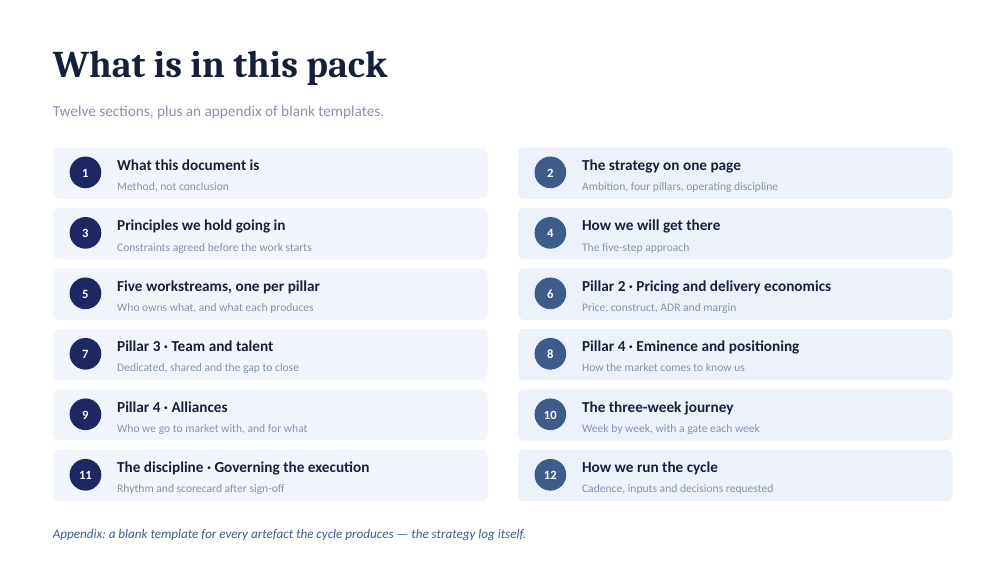
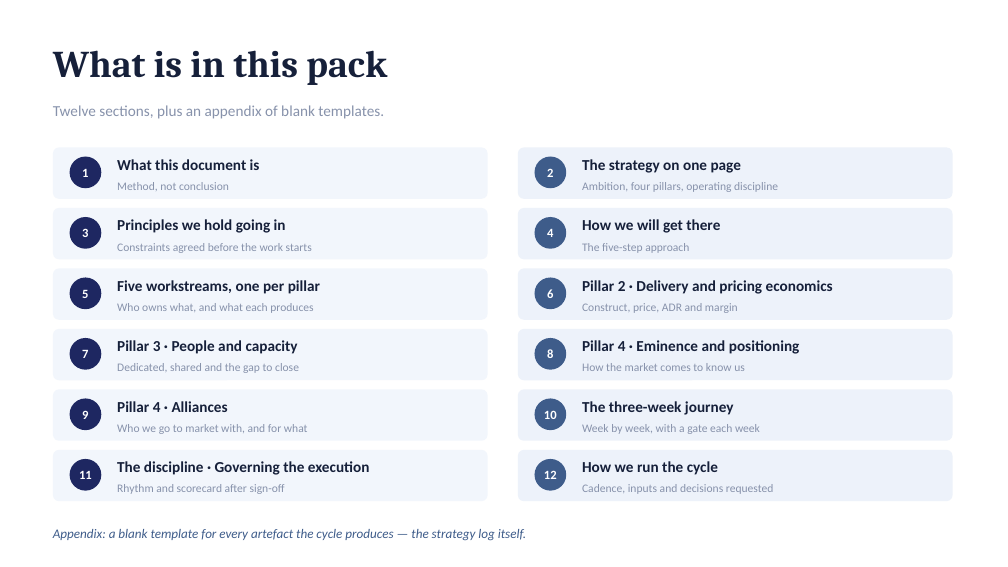
Before and after one commit to dhajjar-cyber/bae, a slide deck: slide 2 of FSI strategy/EAIND-FSI-Strategy-Development-Plan.pptx. Drawn at 1008x567 pixels with LibreOffice and Linux fonts; fonts in the diff are those of the drawing. Boxes give left, top, right and bottom in pixels: in the first picture for what was removed or moved away, otherwise in the second. Text is boxed around its words. In the diff, an @@ line names an element or a change of style, - is before the commit and + after.

```diff
--- a/FSI strategy/EAIND-FSI-Strategy-Development-Plan.pptx
+++ b/FSI strategy/EAIND-FSI-Strategy-Development-Plan.pptx
@@ text at <box>582,280,833,294</box>: text changed @@
-Pillar 2 · Pricing and delivery economics
+Pillar 2 · Delivery and pricing economics
@@ text at <box>582,303,738,313</box>: text changed @@
-Price, construct, ADR and margin
+Construct, price, ADR and margin
@@ text at <box>117,340,298,354</box>: text changed @@
-Pillar 3 · Team and talent
+Pillar 3 · People and capacity
```
Also in this commit, not shown: 9 other slides changed, 2 other files.
